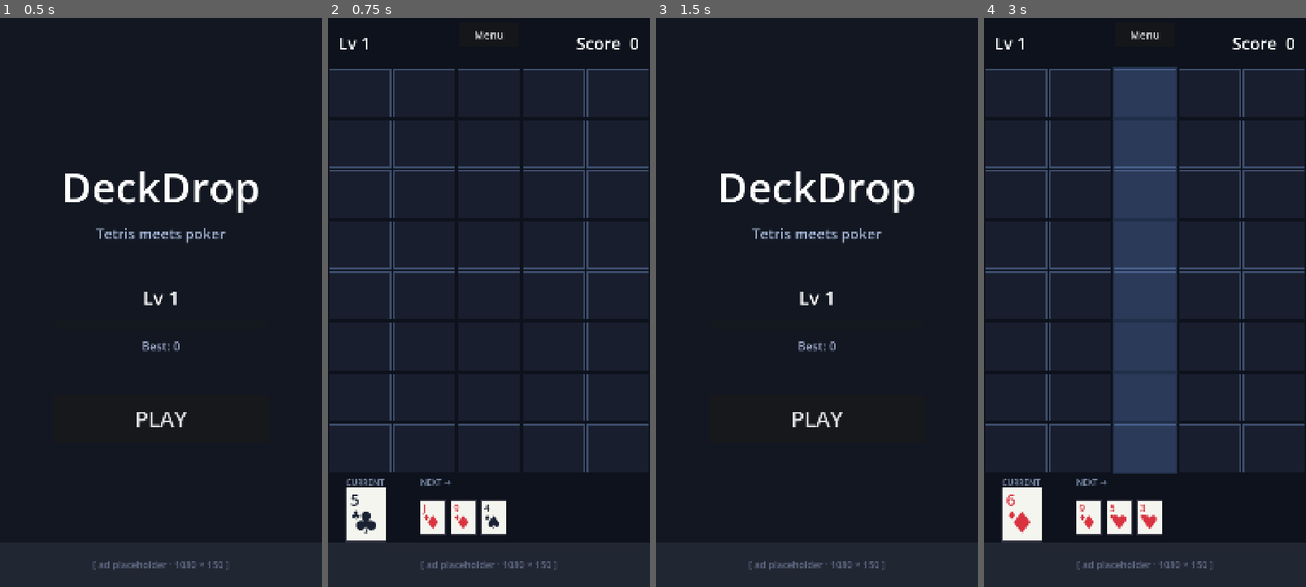
Above: before the commit, frames 1-4 (left to right).
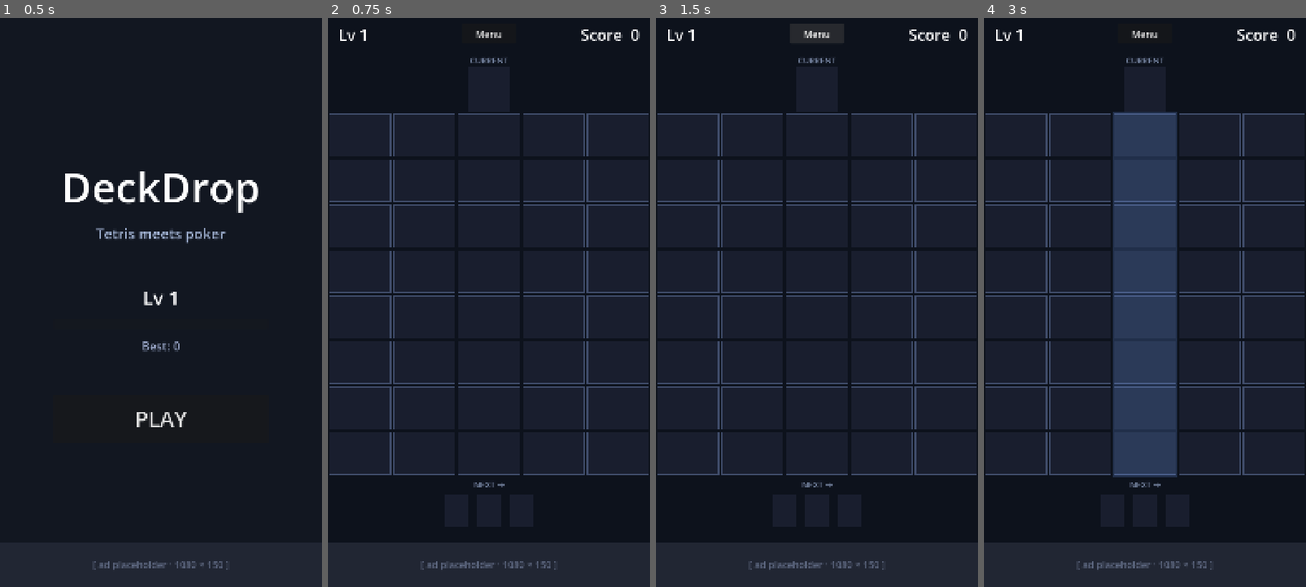
Above: after the commit, the same moments.

Repository: KrisCagle/Godot-CardStack
Game: Godot game, scene res://scenes/Title.tscn
Two runs of this game, one before a commit and one after it. Both use one fixed random seed, a clock stepped at 60 frames per second and the inputs below.
Inputs (mouse positions are in pixels of both pictures, inside the frame that each line leads up to):
- Up to frame 1 (0.5 s): no input
- Up to frame 2 (0.75 s): click "PLAY" at 0.5 s
- Up to frame 3 (1.5 s): click "Menu" at 1.25 s
- Up to frame 4 (3 s): click (1145, 416) at 2 s, where only the run before the commit has a clickable "PLAY"; move the mouse to (1145, 268) at 2.77 s; click (1145, 268) at 2.92 s

Frame 1 is identical in both runs. In frame 2, 7.5% of the frame differs, in the area x 0-100%, y 2-93%; in frame 3, 5.6%; in frame 4, 9.3%.
Error after the commit: Parse Error: Cannot infer the type of "target_row" variable because the value doesn't have a set type. (res://scripts/game.gd:49)

Commit message:
Implement card placement physics and falling animation
Layout restructured: current card sits above the play grid, previews
below, so dropping a card now flows top-down for a true Tetris feel.
PlayField owns the canonical 5x8 grid state (lowest_empty_row,
place_card, cell_local_rect) and renders placed cards via shared static
draw helpers on CardView — no per-cell child nodes.

On column tap: game.gd spawns a temp CardView at the current-slot
position, tweens it down to the target cell (0.26s, quart-in-ease for
gravity feel) while scaling to cell size, then commits the card to the
grid and advances the queue on tween finished. Input is blocked during
the animation, and a full-column tap is detected and logged (game-over
flow lands in task #9).

Diff:
--- a/DeckDrop/scenes/Game.tscn
+++ b/DeckDrop/scenes/Game.tscn
@@ -22,49 +22,79 @@
 layout_mode = 1
 anchors_preset = 10
 anchor_right = 1.0
-offset_bottom = 180.0
+offset_bottom = 130.0
 
 [node name="LevelLabel" type="Label" parent="HUD"]
 layout_mode = 1
 offset_left = 36.0
-offset_top = 60.0
+offset_top = 35.0
 offset_right = 400.0
-offset_bottom = 140.0
+offset_bottom = 100.0
 text = "Lv 1"
 vertical_alignment = 1
-theme_override_font_sizes/font_size = 56
+theme_override_font_sizes/font_size = 52
 
 [node name="ScoreLabel" type="Label" parent="HUD"]
 layout_mode = 1
 anchor_left = 1.0
 anchor_right = 1.0
 offset_left = -440.0
-offset_top = 60.0
+offset_top = 35.0
 offset_right = -36.0
-offset_bottom = 140.0
+offset_bottom = 100.0
 text = "Score  0"
 horizontal_alignment = 2
 vertical_alignment = 1
-theme_override_font_sizes/font_size = 56
+theme_override_font_sizes/font_size = 52
 
 [node name="BackButton" type="Button" parent="HUD"]
 layout_mode = 1
 anchor_left = 0.5
 anchor_right = 0.5
-offset_left = -100.0
-offset_top = 30.0
-offset_right = 100.0
-offset_bottom = 110.0
+offset_left = -90.0
+offset_top = 35.0
+offset_right = 90.0
+offset_bottom = 100.0
 text = "Menu"
-theme_override_font_sizes/font_size = 36
+theme_override_font_sizes/font_size = 32
+
+[node name="TopArea" type="Control" parent="."]
+layout_mode = 1
+anchors_preset = 10
+anchor_right = 1.0
+offset_top = 130.0
+offset_bottom = 330.0
+
+[node name="CurrentLabel" type="Label" parent="TopArea"]
+layout_mode = 1
+anchor_left = 0.5
+anchor_right = 0.5
+offset_left = -120.0
+offset_top = 8.0
+offset_right = 120.0
+offset_bottom = 42.0
+modulate = Color(0.5, 0.56, 0.68, 1)
+text = "CURRENT"
+horizontal_alignment = 1
+theme_override_font_sizes/font_size = 28
+
+[node name="CurrentSlot" type="Control" parent="TopArea"]
+layout_mode = 1
+anchor_left = 0.5
+anchor_right = 0.5
+offset_left = -70.0
+offset_top = 48.0
+offset_right = 70.0
+offset_bottom = 196.0
+script = ExtResource("3_cardview")
 
 [node name="PlayField" type="Control" parent="."]
 layout_mode = 1
 anchors_preset = 15
 anchor_right = 1.0
 anchor_bottom = 1.0
-offset_top = 180.0
-offset_bottom = -380.0
+offset_top = 330.0
+offset_bottom = -370.0
 script = ExtResource("2_playfield")
 
 [node name="BottomArea" type="Control" parent="."]
@@ -73,59 +103,50 @@
 anchor_top = 1.0
 anchor_right = 1.0
 anchor_bottom = 1.0
-offset_top = -380.0
+offset_top = -370.0
 offset_bottom = -150.0
-
-[node name="CurrentLabel" type="Label" parent="BottomArea"]
-layout_mode = 1
-offset_left = 60.0
-offset_top = 10.0
-offset_right = 240.0
-offset_bottom = 44.0
-modulate = Color(0.5, 0.56, 0.68, 1)
-text = "CURRENT"
-theme_override_font_sizes/font_size = 28
-
-[node name="CurrentSlot" type="Control" parent="BottomArea"]
-layout_mode = 1
-offset_left = 60.0
-offset_top = 48.0
-offset_right = 196.0
-offset_bottom = 228.0
-script = ExtResource("3_cardview")
 
 [node name="NextLabel" type="Label" parent="BottomArea"]
 layout_mode = 1
-offset_left = 310.0
-offset_top = 10.0
-offset_right = 600.0
-offset_bottom = 44.0
+anchor_left = 0.5
+anchor_right = 0.5
+offset_left = -120.0
+offset_top = 8.0
+offset_right = 120.0
+offset_bottom = 42.0
 modulate = Color(0.5, 0.56, 0.68, 1)
 text = "NEXT →"
+horizontal_alignment = 1
 theme_override_font_sizes/font_size = 28
 
 [node name="Preview0" type="Control" parent="BottomArea"]
 layout_mode = 1
-offset_left = 310.0
-offset_top = 90.0
-offset_right = 394.0
-offset_bottom = 204.0
+anchor_left = 0.5
+anchor_right = 0.5
+offset_left = -148.0
+offset_top = 60.0
+offset_right = -68.0
+offset_bottom = 170.0
 script = ExtResource("3_cardview")
 
 [node name="Preview1" type="Control" parent="BottomArea"]
 layout_mode = 1
-offset_left = 412.0
-offset_top = 90.0
-offset_right = 496.0
-offset_bottom = 204.0
+anchor_left = 0.5
+anchor_right = 0.5
+offset_left = -40.0
+offset_top = 60.0
+offset_right = 40.0
+offset_bottom = 170.0
 script = ExtResource("3_cardview")
 
 [node name="Preview2" type="Control" parent="BottomArea"]
 layout_mode = 1
-offset_left = 514.0
-offset_top = 90.0
-offset_right = 598.0
-offset_bottom = 204.0
+anchor_left = 0.5
+anchor_right = 0.5
+offset_left = 68.0
+offset_top = 60.0
+offset_right = 148.0
+offset_bottom = 170.0
 script = ExtResource("3_cardview")
 
 [node name="AdPlaceholder" type="ColorRect" parent="."]
--- a/DeckDrop/scripts/card_view.gd
+++ b/DeckDrop/scripts/card_view.gd
@@ -2,6 +2,13 @@
 extends Control
 ## Visual representation of a Card (or empty slot). Drawn via _draw so it scales
 ## cleanly from preview-sized slots to full grid cells without separate scenes.
+## Static helpers let the playfield render placed cards directly into its own
+## canvas without spawning 40 child nodes.
+
+const COLOR_EMPTY_FILL := Color(0.10, 0.12, 0.18, 1.0)
+const COLOR_EMPTY_LINE := Color(0.25, 0.30, 0.42, 1.0)
+const COLOR_CARD_FACE := Color(0.96, 0.96, 0.94, 1.0)
+const COLOR_CARD_BORDER := Color(0.20, 0.20, 0.25, 1.0)
 
 var _card: Card = null
 
@@ -16,36 +23,38 @@
 
 
 func _draw() -> void:
+	var rect := Rect2(Vector2.ZERO, size)
 	if _card == null:
-		_draw_empty_slot()
-		return
-	_draw_card(_card)
+		draw_empty_slot(self, rect)
+	else:
+		draw_card(self, _card, rect)
 
 
-func _draw_empty_slot() -> void:
-	var rect := Rect2(Vector2.ZERO, size)
-	draw_rect(rect, Color(0.10, 0.12, 0.18, 1.0), true)
-	draw_rect(rect, Color(0.25, 0.30, 0.42, 1.0), false, 2.0)
+static func draw_empty_slot(canvas: Control, rect: Rect2) -> void:
+	canvas.draw_rect(rect, COLOR_EMPTY_FILL, true)
+	canvas.draw_rect(rect, COLOR_EMPTY_LINE, false, 2.0)
 
 
-func _draw_card(card: Card) -> void:
-	var rect := Rect2(Vector2.ZERO, size)
-	draw_rect(rect, Color(0.96, 0.96, 0.94, 1.0), true)
-	draw_rect(rect, Color(0.20, 0.20, 0.25, 1.0), false, 2.0)
+static func draw_card(canvas: Control, card: Card, rect: Rect2) -> void:
+	canvas.draw_rect(rect, COLOR_CARD_FACE, true)
+	canvas.draw_rect(rect, COLOR_CARD_BORDER, false, 2.0)
 
-	var font := get_theme_default_font()
+	var font := canvas.get_theme_default_font()
 	var fg := card.suit_color()
 	var rank_text := card.rank_label()
 	var suit_text := card.suit_label()
 
-	var rank_font_size := int(size.y * 0.30)
-	var suit_font_size := int(size.y * 0.22)
-	var center_font_size := int(size.y * 0.55)
-	var pad := size.y * 0.08
+	var rank_font_size := int(rect.size.y * 0.30)
+	var suit_font_size := int(rect.size.y * 0.22)
+	var center_font_size := int(rect.size.y * 0.55)
+	var pad := rect.size.y * 0.08
 
-	draw_string(font, Vector2(pad, pad + rank_font_size * 0.85), rank_text,
-		HORIZONTAL_ALIGNMENT_LEFT, -1, rank_font_size, fg)
-	draw_string(font, Vector2(pad, pad + rank_font_size + suit_font_size * 0.95), suit_text,
-		HORIZONTAL_ALIGNMENT_LEFT, -1, suit_font_size, fg)
-	draw_string(font, Vector2(0, size.y * 0.84), suit_text,
-		HORIZONTAL_ALIGNMENT_CENTER, size.x, center_font_size, fg)
+	canvas.draw_string(font,
+		rect.position + Vector2(pad, pad + rank_font_size * 0.85),
+		rank_text, HORIZONTAL_ALIGNMENT_LEFT, -1, rank_font_size, fg)
+	canvas.draw_string(font,
+		rect.position + Vector2(pad, pad + rank_font_size + suit_font_size * 0.95),
+		suit_text, HORIZONTAL_ALIGNMENT_LEFT, -1, suit_font_size, fg)
+	canvas.draw_string(font,
+		rect.position + Vector2(0, rect.size.y * 0.84),
+		suit_text, HORIZONTAL_ALIGNMENT_CENTER, rect.size.x, center_font_size, fg)
--- a/DeckDrop/scripts/game.gd
+++ b/DeckDrop/scripts/game.gd
@@ -1,15 +1,17 @@
 extends Control
 ## Game-screen root. Owns the deck, current card, and 3-card preview queue.
-## Tapping a column logs the would-be placement and advances the queue;
-## actual grid placement lands in task #4.
+## On column tap: spawns a temp CardView at the current-slot, tweens it down
+## into the lowest empty cell of that column, then commits the card to the
+## playfield's grid and advances the queue.
 
 const PREVIEW_SIZE := 3
+const DROP_DURATION := 0.26
 
 @onready var playfield: Control = $PlayField
 @onready var score_label: Label = $HUD/ScoreLabel
 @onready var level_label: Label = $HUD/LevelLabel
 @onready var back_button: Button = $HUD/BackButton
-@onready var current_card_view: CardView = $BottomArea/CurrentSlot
+@onready var current_card_view: CardView = $TopArea/CurrentSlot
 @onready var preview_card_views: Array[CardView] = [
 	$BottomArea/Preview0,
 	$BottomArea/Preview1,
@@ -19,6 +21,7 @@
 var _deck: Deck
 var _current: Card = null
 var _preview: Array[Card] = []
+var _is_animating: bool = false
 var score: int = 0
 
 
@@ -35,16 +38,49 @@
 		_preview.append(_deck.draw_card())
 	_current = _deck.draw_card()
 	score = 0
+	_is_animating = false
+	playfield.reset()
 	_refresh()
 
 
 func _on_column_tapped(col: int) -> void:
-	if _current == null:
+	if _is_animating or _current == null:
 		return
-	# Task #3 stub: log the placement and advance. Real placement in task #4.
-	print("[game] place %s%s in col %d" % [_current.rank_label(), _current.suit_label(), col])
+	var target_row := playfield.lowest_empty_row(col)
+	if target_row < 0:
+		# Column full — game over flow lands in task #9; for now just log.
+		print("[game] column %d full" % col)
+		return
+	_animate_drop(_current, col, target_row)
+
+
+func _animate_drop(card: Card, col: int, row: int) -> void:
+	_is_animating = true
+
+	var temp := CardView.new()
+	temp.size = current_card_view.size
+	add_child(temp)
+	temp.global_position = current_card_view.global_position
+	temp.set_card(card)
+
+	current_card_view.clear()
+
+	var target_rect := playfield.cell_local_rect(col, row)
+	var target_global := playfield.global_position + target_rect.position
+
+	var tween := create_tween().set_parallel(true)
+	tween.tween_property(temp, "global_position", target_global, DROP_DURATION) \
+		.set_trans(Tween.TRANS_QUART).set_ease(Tween.EASE_IN)
+	tween.tween_property(temp, "size", target_rect.size, DROP_DURATION) \
+		.set_trans(Tween.TRANS_QUAD).set_ease(Tween.EASE_OUT)
+
+	await tween.finished
+
+	temp.queue_free()
+	playfield.place_card(card, col)
 	_advance_queue()
 	_refresh()
+	_is_animating = false
 
 
 func _advance_queue() -> void:
--- a/DeckDrop/scripts/playfield.gd
+++ b/DeckDrop/scripts/playfield.gd
@@ -1,16 +1,19 @@
 extends Control
-## The 5x8 play grid. Owns visual rendering (cell outlines) and column-tap input.
-## Emits `column_tapped(col)` for the game controller. No card data lives here yet.
+## The 5x8 play grid. Owns visual rendering (cell outlines + placed cards)
+## and column-tap input. Holds the canonical grid state — game.gd asks where
+## a card would land, then calls place_card after its drop animation finishes.
 
 const GRID_WIDTH := 5
 const GRID_HEIGHT := 8
+const CELL_PAD := 6.0
 
-const COLOR_CELL_FILL := Color(0.10, 0.12, 0.18, 1.0)
-const COLOR_CELL_LINE := Color(0.24, 0.30, 0.42, 1.0)
 const COLOR_FLASH := Color(0.45, 0.65, 1.0, 1.0)
 const FLASH_DURATION := 0.18
 
 signal column_tapped(col: int)
+
+# grid[col][row] -> Card or null. Row 0 is top, row GRID_HEIGHT-1 is bottom.
+var grid: Array = []
 
 var _flash_col: int = -1
 var _flash_t: float = 0.0
@@ -19,6 +22,52 @@
 func _ready() -> void:
 	mouse_filter = Control.MOUSE_FILTER_STOP
 	set_process(true)
+	_init_grid()
+
+
+func reset() -> void:
+	_init_grid()
+	queue_redraw()
+
+
+func lowest_empty_row(col: int) -> int:
+	if col < 0 or col >= GRID_WIDTH:
+		return -1
+	for y in range(GRID_HEIGHT - 1, -1, -1):
+		if grid[col][y] == null:
+			return y
+	return -1
+
+
+func place_card(card: Card, col: int) -> int:
+	var row := lowest_empty_row(col)
+	if row < 0:
+		return -1
+	grid[col][row] = card
+	queue_redraw()
+	return row
+
+
+func cell_local_rect(col: int, row: int) -> Rect2:
+	var cell_w := size.x / float(GRID_WIDTH)
+	var cell_h := size.y / float(GRID_HEIGHT)
+	return Rect2(
+		col * cell_w + CELL_PAD,
+		row * cell_h + CELL_PAD,
+		cell_w - CELL_PAD * 2.0,
+		cell_h - CELL_PAD * 2.0
+	)
+
+
+func _init_grid() -> void:
+	grid.clear()
+	grid.resize(GRID_WIDTH)
+	for x in GRID_WIDTH:
+		var col_array: Array = []
+		col_array.resize(GRID_HEIGHT)
+		for y in GRID_HEIGHT:
+			col_array[y] = null
+		grid[x] = col_array
 
 
 func _process(delta: float) -> void:
@@ -62,22 +111,17 @@
 
 
 func _draw() -> void:
-	var cell_w := size.x / float(GRID_WIDTH)
-	var cell_h := size.y / float(GRID_HEIGHT)
-	var pad := 6.0
-
 	for x in GRID_WIDTH:
 		for y in GRID_HEIGHT:
-			var rect := Rect2(
-				x * cell_w + pad,
-				y * cell_h + pad,
-				cell_w - pad * 2.0,
-				cell_h - pad * 2.0
-			)
-			draw_rect(rect, COLOR_CELL_FILL, true)
-			draw_rect(rect, COLOR_CELL_LINE, false, 2.0)
+			var rect := cell_local_rect(x, y)
+			var card: Card = grid[x][y]
+			if card == null:
+				CardView.draw_empty_slot(self, rect)
+			else:
+				CardView.draw_card(self, card, rect)
 
 	if _flash_col >= 0 and _flash_t > 0.0:
+		var cell_w := size.x / float(GRID_WIDTH)
 		var alpha := (_flash_t / FLASH_DURATION) * 0.32
 		var flash_rect := Rect2(_flash_col * cell_w, 0.0, cell_w, size.y)
 		var c := COLOR_FLASH
